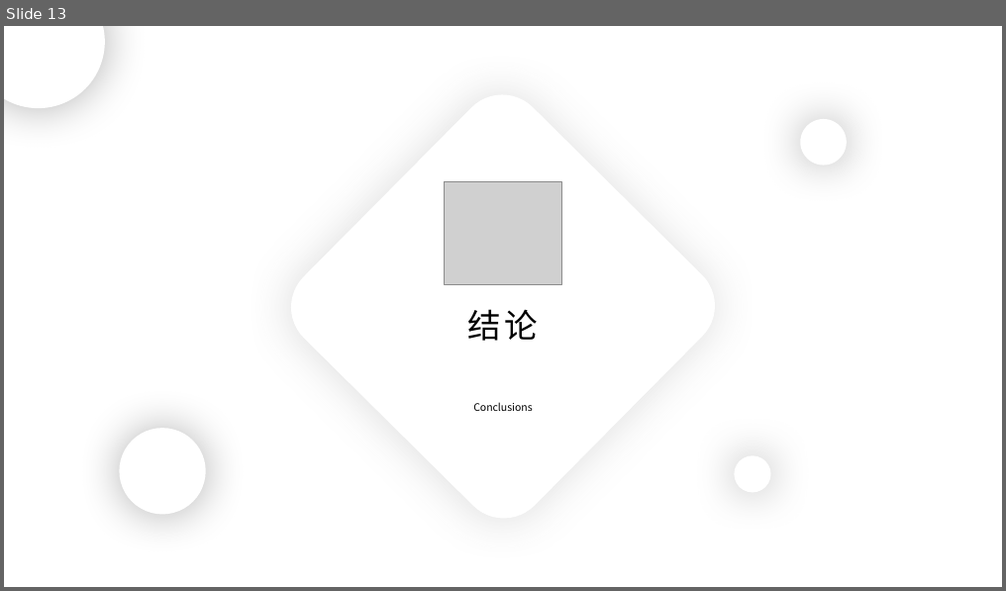
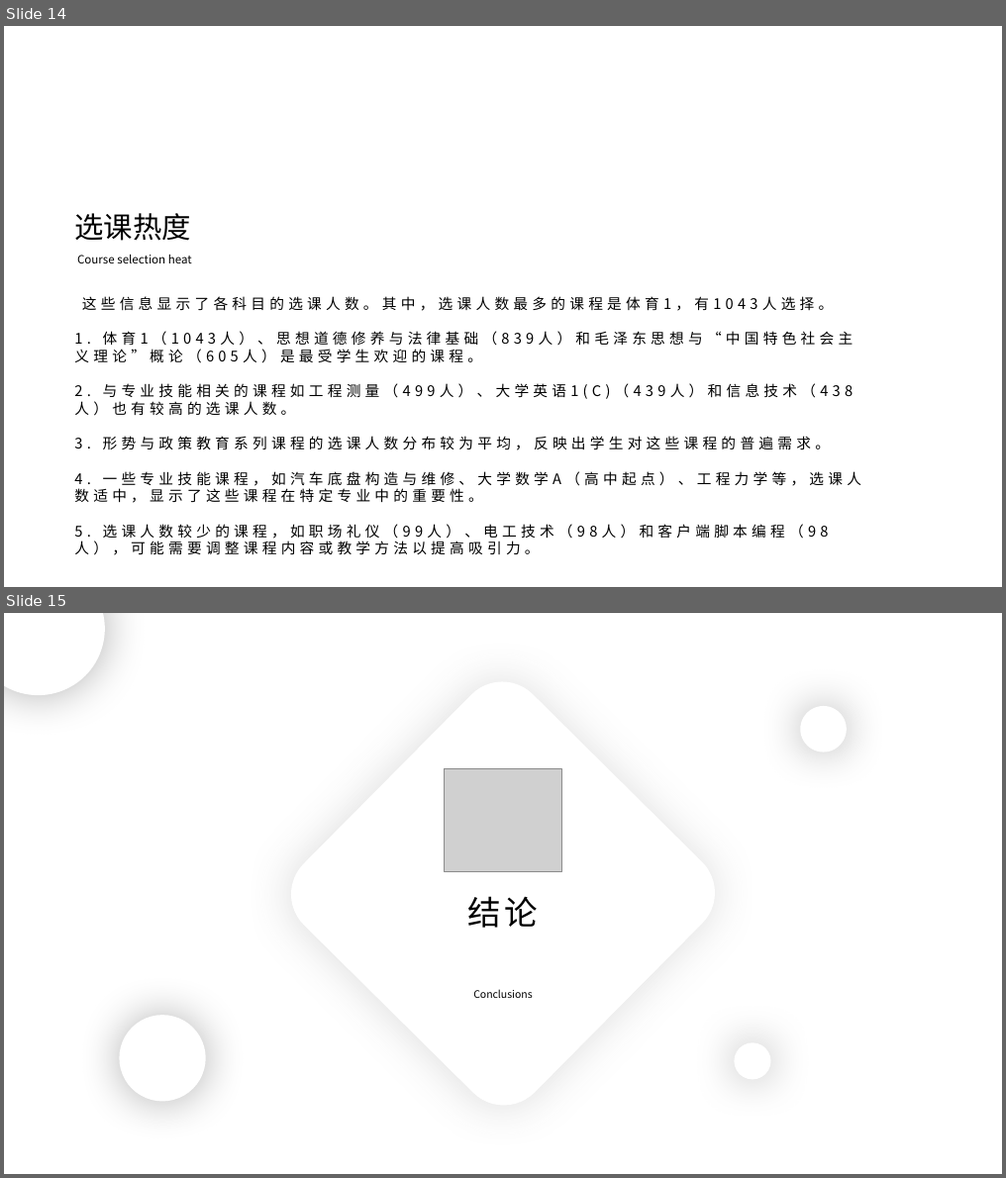
Before and after one commit to 1802024110/School-Assignment, a slide deck: BigData/分析.pptx. Shown one above the other, each under a label of ours: slide 13 before the commit, slides 14 and 15 after it. The pictures are 1006x591 and 1006x1178 pixels, drawn with LibreOffice and Linux fonts; fonts in the diff are those of the drawing; grey boxes stand for pictures. Boxes give left, top, right and bottom in pixels: in the first picture for what was removed or moved away, otherwise in the second. Text is boxed around its words. In the diff, an @@ line names an element or a change of style, - is before the commit and + after.

```diff
--- a/BigData/分析.pptx
+++ b/BigData/分析.pptx
@@ slide 14 added at bbox=[4, 26, 1002, 587], background #FFFFFF @@
@@ text added at bbox=[74, 213, 190, 241], 28 pt, text #000000 @@
+选课热度
@@ text added at bbox=[77, 254, 192, 264], 11 pt, text #000000 @@
+Course selection heat
@@ text added at bbox=[74, 296, 861, 556], 14 pt, text #000000 @@
+这些信息显示了各科目的选课人数。其中，选课人数最多的课程是体育1，有1043人选择。
+1. 体育1（1043人）、思想道德修养与法律基础（839人）和毛泽东思想与“中国特色社会主义理论”概论（605人）是最受学生欢迎的课程。
+2. 与专业技能相关的课程如工程测量（499人）、大学英语1(C)（439人）和信息技术（438人）也有较高的选课人数。
+3. 形势与政策教育系列课程的选课人数分布较为平均，反映出学生对这些课程的普遍需求。
+4. 一些专业技能课程，如汽车底盘构造与维修、大学数学A（高中起点）、工程力学等，选课人数适中，显示了这些课程在特定专业中的重要性。
+5. 选课人数较少的课程，如职场礼仪（99人）、电工技术（98人）和客户端脚本编程（98人），可能需要调整课程内容或教学方法以提高吸引力。
@@ what was slide 13 is now slide 15 @@
```
Also in this commit, not shown: 3 slides changed, 1 other slide added, 2 other files.
